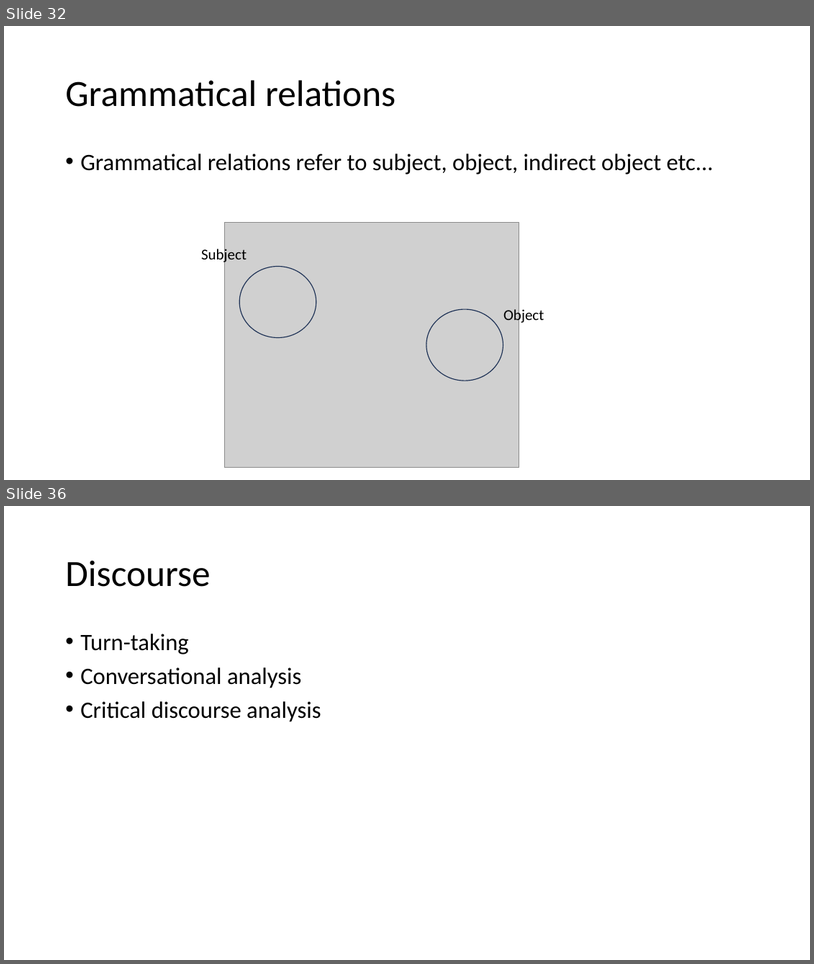
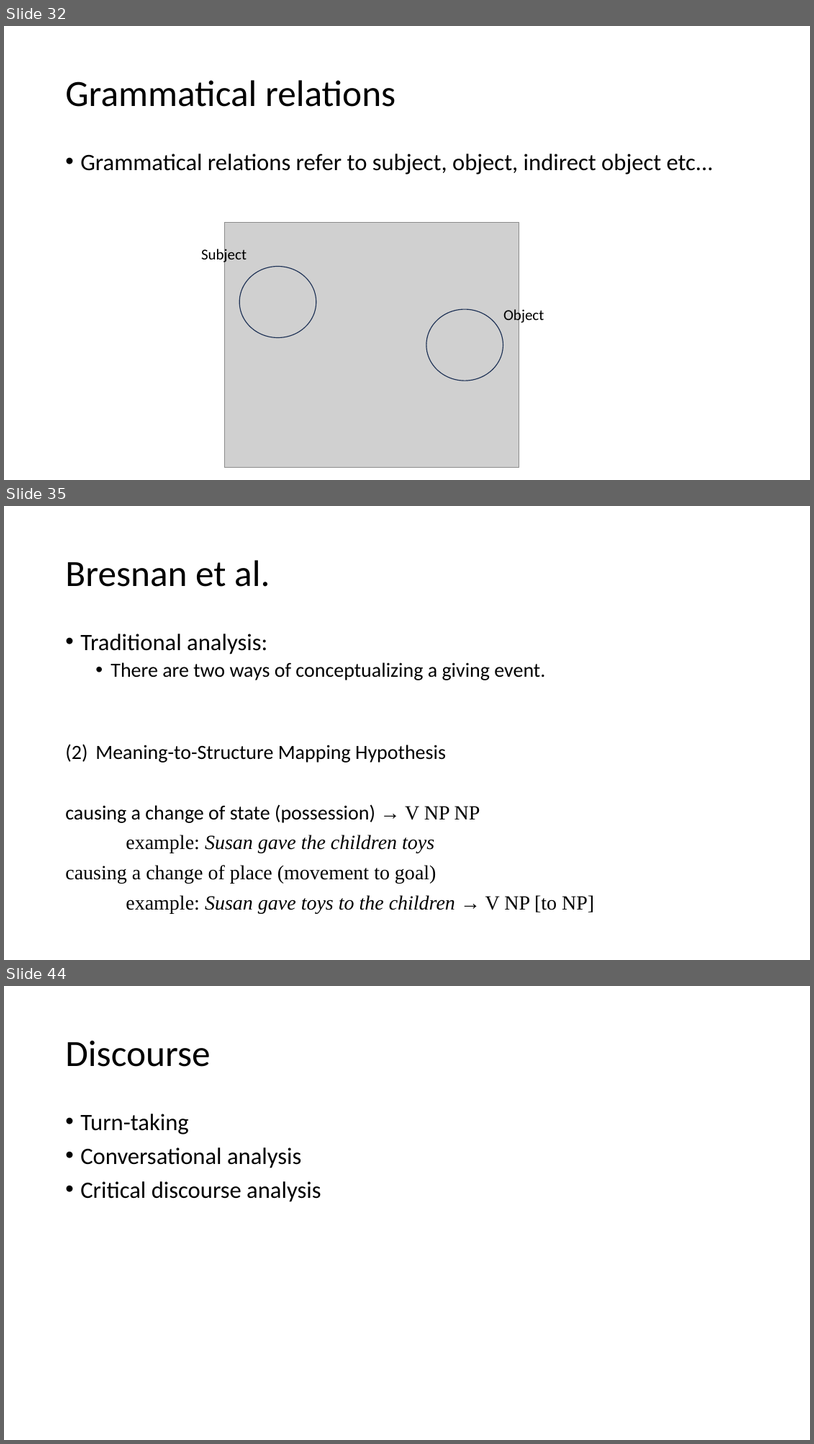
Before and after one commit to ajrtallman/Corpus_Linguistics_FSU_2023-2024, a slide deck: 03_lectures/Corpus Linguistics_2023_11_10.pptx. Shown one above the other, each under a label of ours: slides 32 and 36 before the commit, slides 32, 35 and 44 after it; the slides between them are not shown. The pictures are 814x964 and 814x1444 pixels, drawn with LibreOffice and Linux fonts; fonts in the diff are those of the drawing; grey boxes stand for pictures. Boxes give left, top, right and bottom in pixels: in the first picture for what was removed or moved away, otherwise in the second. Text is boxed around its words. In the diff, an @@ line names an element or a change of style, - is before the commit and + after.

```diff
--- a/03_lectures/Corpus Linguistics_2023_11_10.pptx
+++ b/03_lectures/Corpus Linguistics_2023_11_10.pptx
@@ slide 35 added at box(4, 506, 810, 960), background #FFFFFF @@
@@ title added at box(65, 560, 270, 587), 44 pt, text #000000 @@
+Bresnan et al.
@@ text added at box(65, 633, 594, 914), 24 pt, text #000000 @@
+• Traditional analysis:
+  • There are two ways of conceptualizing a giving event.
+(2) Meaning-to-Structure Mapping Hypothesis
+causing a change of state (possession) → V NP NP
+example: Susan gave the children toys
+causing a change of place (movement to goal)
+example: Susan gave toys to the children → V NP [to NP]
@@ what was slide 36 is now slide 44 @@
```
Also in this commit, not shown: 5 slides changed, 10 other slides added, 4 other files.
